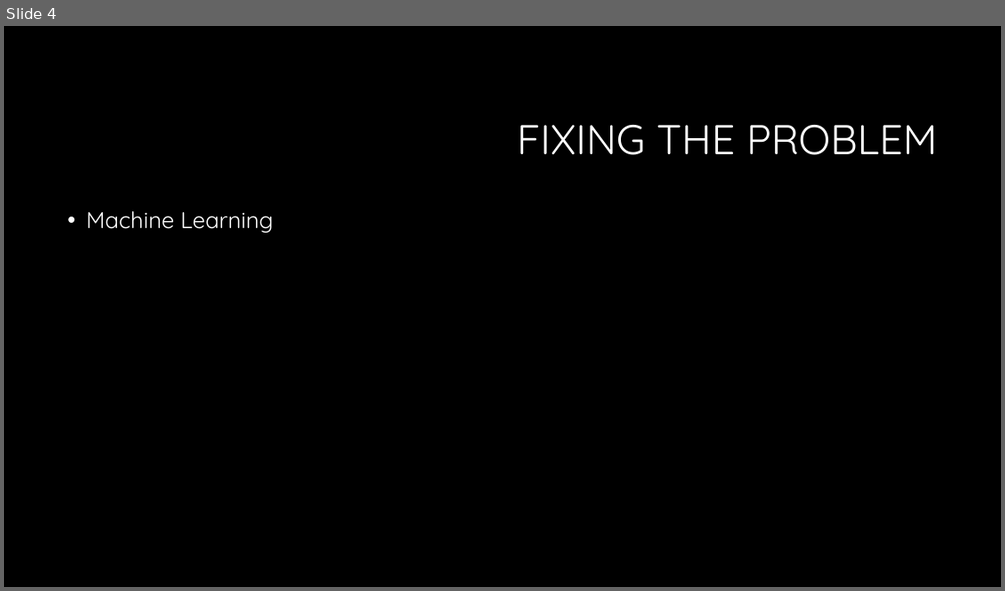
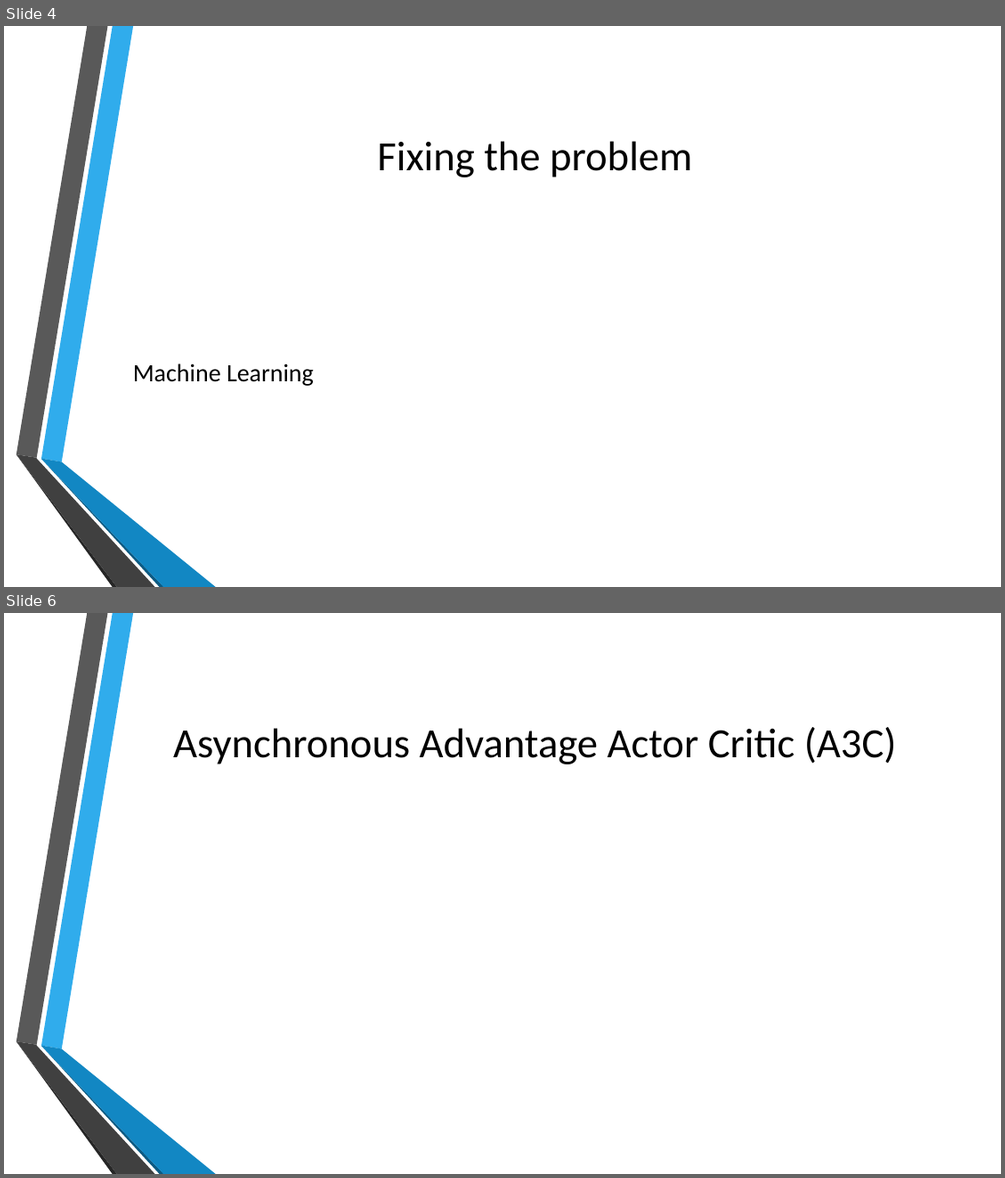
Before and after one commit to KeganMc/Super-Smash-Bros-Melee-AI, a slide deck: Documents/ProjectPresentation.pptx. Shown one above the other, each under a label of ours: slide 4 before the commit, slides 4 and 6 after it; the slides between them are not shown. The pictures are 1005x591 and 1005x1178 pixels, drawn with LibreOffice and Linux fonts; fonts in the diff are those of the drawing; background and template pictures are left out. Boxes give left, top, right and bottom in pixels: in the first picture for what was removed or moved away, otherwise in the second. Text is boxed around its words. In the diff, an @@ line names an element or a change of style, - is before the commit and + after.

Commit message:
Changed style to less contrasting colors

```diff
--- a/Documents/ProjectPresentation.pptx
+++ b/Documents/ProjectPresentation.pptx
@@ slide 6 added at <box>4,613,1001,1174</box>, background picture (left out); not listed: 6 template elements that a slide beside it also shows @@
@@ title added at <box>173,727,897,764</box>, 40 pt, text #000000 @@
+Asynchronous Advantage Actor Critic (A3C)
@@ slide 4 changed as well @@
@@ background #000000 to picture (left out) @@
@@ title at <box>377,141,692,177</box>: text changed; font Quicksand to Calibri; text colour #FFFFFF to #000000 @@
-FIXING THE PROBLEM
+Fixing the problem
@@ text "Machine Learning": place and size @@
-text "Machine Learning" at <box>86,211,273,232</box>
+text "Machine Learning" at <box>133,363,314,386</box>
@@ text "Machine Learning" at <box>133,363,314,386</box>: size 22 to 24 pt, font Quicksand to Calibri, text colour #FFFFFF to #000000; bullet • to none; line spacing 0.9 to 1; vertical alignment top to middle @@
@@ group added at <box>16,26,216,587</box>: 6 freeform shapes @@
```
Also in this commit, not shown: 2 other slides changed, 3 other slides added, 3 slides removed.
